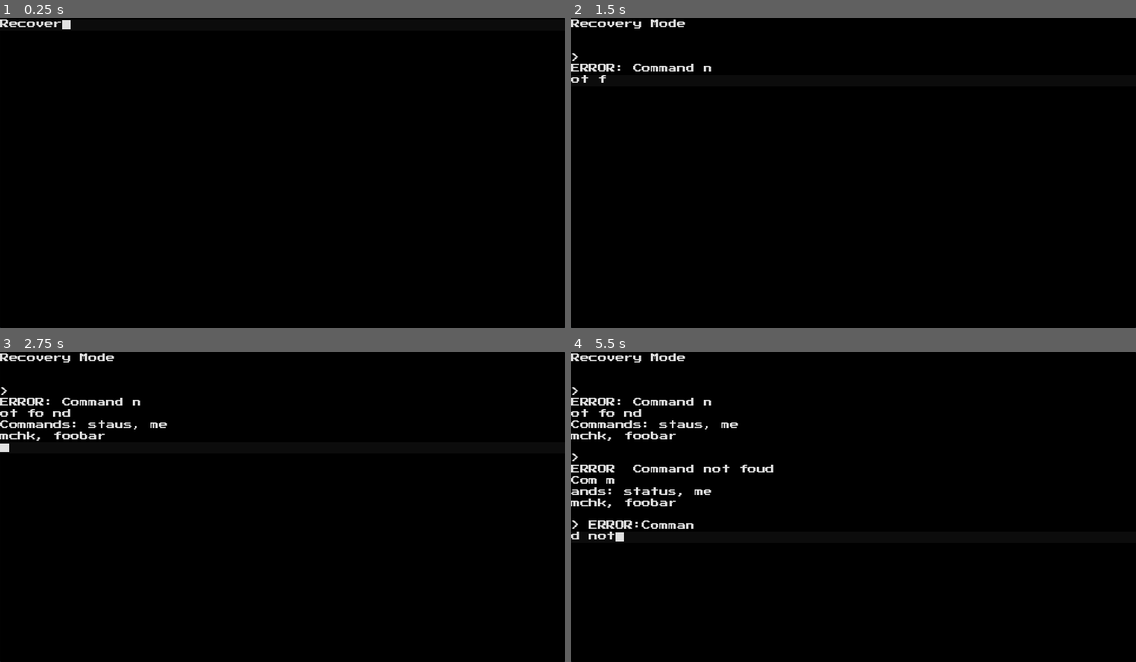
Above: before the commit, frames 1-4 (two rows, left to right).
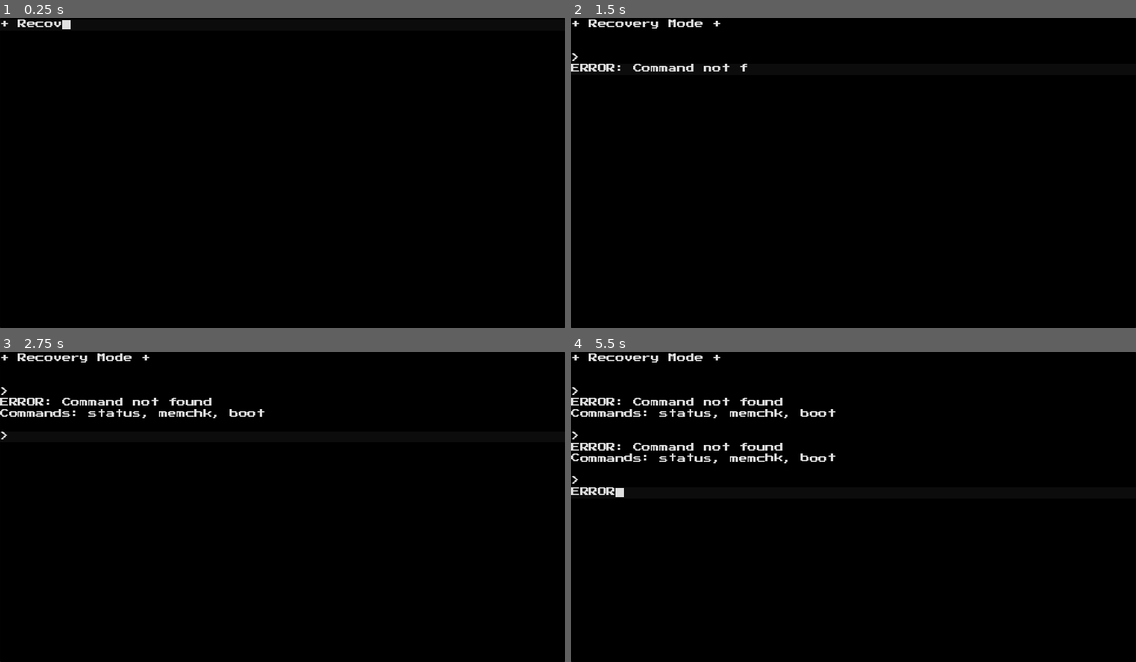
Above: after the commit, the same moments.

Repository: strutcode/i-am-here
Game: Godot game, scene res://RecoveryConsole.tscn
The game is run twice, just before and just after one commit, with the same random seed, the same clock (stepped at 60 frames per second) and the same inputs. This scene is started directly instead of the project's main scene.
Inputs:
- Up to frame 1 (0.25 s): no input
- Up to frame 2 (1.5 s): tap Enter at 0.5, 0.8, 1.35 s; hold Right (ui_right) from 0.53 s (still down); tap Backspace at 0.6 s; tap Space (ui_select) at 0.77 s
- Up to frame 3 (2.75 s): tap Space (ui_select) at 1.52 s; tap Backspace at 1.55, 2.1 s; release Right (ui_right) at 2.03 s; hold Left (ui_left) from 2.03 s (still down); tap Enter at 2.3 s
- Up to frame 4 (5.5 s): release Left (ui_left) at 2.78 s; hold Right (ui_right) 2.78-4.28 s; tap Enter at 2.85, 3.8, 4.35, 5.3 s; tap Space (ui_select) at 3.02, 3.77, 4.52 s; tap Backspace at 3.05, 3.6, 4.55, 5.1 s; hold Left (ui_left) 4.28-5.03 s; hold Right (ui_right) from 5.03 s (still down)

The runs differ from the first frame. In frame 1, 0.1% of the frame differs, in the area x 0-11%, y 0-3%; in frame 2, 0.4%; in frame 3, 1.5%; in frame 4, 3.9%, in the area x 0-47%, y 0-62%.

Commit message:
Minigame

Diff:
--- a/Console.gd
+++ b/Console.gd
@@ -1,4 +1,6 @@
 extends TextEdit
+
+signal output_done
 
 var outputDelta = 0
 var outputDelay: float = 0.1 / 3
@@ -27,8 +29,12 @@
 				createPrompt()
 				get_tree().set_input_as_handled()
 
-func output(string):
+func output(string, newline = true):
+	allowInput = false
+
 	outputBuffer += string
+	if newline:
+		outputBuffer += '\n'
 
 func _process(delta):
 	if outputBuffer.length() == 0:
@@ -38,20 +44,31 @@
 
 	outputDelta += delta
 
-	while outputDelta > outputDelay and outputBuffer.length() > 0:
-		text += outputBuffer.substr(0, 1)
+	while outputDelta > outputDelay:
+		var next = outputBuffer.substr(0, 1)
+
+		if next != '`':
+			text += next
+
 		outputBuffer = outputBuffer.substr(1, outputBuffer.length())
+
 		cursor_set_line(get_line_count(), true, false)
 		cursor_set_column(get_line(get_line_count() - 1).length())
+
 		outputDelta -= outputDelay
 
+		if outputBuffer.length() == 0:
+			emit_signal('output_done')
+			break
+
 func createPrompt():
-	output('\n> ')
+	output('\n> ', false)
 
 func handleInput(string: String):
-	var methodName = 'command_' + string.to_lower().strip_edges()
+	var parts = string.to_lower().strip_edges().split(' ')
+	var methodName = 'command_' + parts[0]
 
 	if self.has_method(methodName):
-		self.call(methodName)
+		self.call(methodName, parts[1] if parts.size() > 1 else null)
 	elif self.has_method('command_default'):
 		self.call('command_default')
--- a/CorruptConsole.tscn
+++ /dev/null
@@ -1,67 +0,0 @@
-[gd_scene load_steps=4 format=2]
-
-[ext_resource path="res://PixelFont.tres" type="DynamicFont" id=1]
-
-[sub_resource type="StyleBoxFlat" id=1]
-bg_color = Color( 0.145098, 0.309804, 0.176471, 1 )
-anti_aliasing = false
-
-[sub_resource type="GDScript" id=2]
-script/source = "extends TextEdit
-
-func _ready():
-	createPrompt()
-	grab_focus()
-
-func _input(event):
-	if event is InputEventKey:
-		if event.is_pressed():
-			if event.scancode == KEY_UP or event.scancode == KEY_DOWN:
-				get_tree().set_input_as_handled()
-			elif event.scancode == KEY_BACKSPACE or event.scancode == KEY_LEFT:
-				if cursor_get_column() <= 2:
-					get_tree().set_input_as_handled()
-			elif event.scancode == KEY_ENTER:
-				var input = get_line(cursor_get_line()).right(2)
-				text += '\\n'
-				handleInput(input)
-				text += '\\n'
-				createPrompt()
-				get_tree().set_input_as_handled()
-
-func output(string):
-	text += string
-
-func createPrompt():
-	text += '> '
-	cursor_set_line(get_line_count(), true, false)
-	cursor_set_column(2)
-
-func handleInput(string: String):
-	var methodName = 'command_' + string.to_lower().strip_edges()
-
-	print(methodName)
-
-	if self.has_method(methodName):
-		self.call(methodName)
-	else:
-		output('ERROR: Command not found')
-
-func command_help():
-	output('watwatwat')"
-
-[node name="Node2D" type="Node2D"]
-
-[node name="TextEdit" type="TextEdit" parent="."]
-margin_right = 960.0
-margin_bottom = 528.0
-mouse_filter = 2
-custom_styles/read_only = SubResource( 1 )
-custom_styles/normal = SubResource( 1 )
-custom_fonts/font = ExtResource( 1 )
-custom_colors/current_line_color = Color( 0.2, 0.337255, 0.207843, 1 )
-highlight_current_line = true
-context_menu_enabled = false
-wrap_enabled = true
-script = SubResource( 2 )
-[connection signal="text_changed" from="TextEdit" to="." method="inputChanged"]
--- /dev/null
+++ b/GameState.gd
@@ -0,0 +1,8 @@
+extends Node
+
+var consoleScene = preload('res://MainConsole.tscn')
+var miniGame = ''
+var miniGameResult = false
+
+func goToConsole():
+	get_tree().change_scene_to(consoleScene)
--- a/Init.tscn
+++ b/Init.tscn
@@ -175,8 +175,7 @@
 script = SubResource( 1 )
 
 [node name="Self Test" type="ColorRect" parent="."]
-margin_left = -0.630249
-margin_right = 959.37
+margin_right = 960.0
 margin_bottom = 528.0
 color = Color( 0, 0, 0, 1 )
 
--- /dev/null
+++ b/MainConsole.tscn
@@ -0,0 +1,33 @@
+[gd_scene load_steps=4 format=2]
+
+[ext_resource path="res://PixelFont.tres" type="DynamicFont" id=1]
+
+[sub_resource type="StyleBoxFlat" id=1]
+bg_color = Color( 0.145098, 0.309804, 0.176471, 1 )
+anti_aliasing = false
+
+[sub_resource type="GDScript" id=2]
+script/source = "extends 'res://Console.gd'
+
+func _ready():
+	createPrompt()
+
+func command_default():
+	output('ERROR: Command not found\\nCommands: connect')"
+
+[node name="Node2D" type="Node2D"]
+
+[node name="TextEdit" type="TextEdit" parent="."]
+margin_right = 960.0
+margin_bottom = 528.0
+mouse_filter = 2
+custom_styles/read_only = SubResource( 1 )
+custom_styles/normal = SubResource( 1 )
+custom_fonts/font = ExtResource( 1 )
+custom_colors/font_color = Color( 0.52549, 0.729412, 0.537255, 1 )
+custom_colors/current_line_color = Color( 0.2, 0.337255, 0.207843, 1 )
+custom_colors/completion_selected_color = Color( 0, 0, 0, 1 )
+context_menu_enabled = false
+wrap_enabled = true
+script = SubResource( 2 )
+[connection signal="text_changed" from="TextEdit" to="." method="inputChanged"]
--- a/Player.tscn
+++ b/Player.tscn
@@ -142,7 +142,6 @@
 position = Vector2( -0.1973, -8.85899 )
 frames = SubResource( 2 )
 animation = "walk"
-frame = 1
 playing = true
 centered = false
 offset = Vector2( -6, 0 )
--- a/RecoveryConsole.tscn
+++ b/RecoveryConsole.tscn
@@ -9,21 +9,90 @@
 [sub_resource type="GDScript" id=2]
 script/source = "extends 'res://Console.gd'
 
+onready var gameState = $\"/root/GameState\"
+var nextScene = preload('res://MainConsole.tscn')
+
+var memchkN = 0
+var words = ['hello']
+var scrambled = []
+var canBoot = false
+
 func _ready():
-	output('Recovery Mode\\n\\n')
+	for word in words:
+		scrambled.append(scramble(word))
+
+	output('+ Recovery Mode +\\n')
 	createPrompt()
 
+func scramble(string):
+	var output = string
+	var x = 0
+	var l = string.length()
+
+	while output == string:
+		for i in (randi() % 5) + 5:
+			x = randi() % l
+			output = output.substr(x, l-x) + output.substr(0, x)
+
+	return output
+
 func command_default():
-	output('ERROR: Command not found\\nCommands: status, memchk, foobar\\n')
+	output('ERROR: Command not found\\nCommands: status, memchk, boot')
 
-func command_status():
-	output('Hull:    OK\\n')
-	output('Motor:   WARN (1)\\n')
-	output('GANN:    OK\\n')
-	output('Memory:  ERROR (17)\\n')
+func command_status(param):
+	output('v118.10.2122')
+	output('No network')
+	output('No adaptive hull present on DBUS\\n')
 
-func command_memchk():
-	output('blah blah blah')"
+	if not canBoot:
+		output('ERROR: Long memory fragmentation detected!')
+	else:
+		output('System check passed! Run \"boot\" to continue.')
+
+func command_memchk(param):
+	if param == 'manual':
+		command_fix(null)
+	else:
+		output('- Checking memory -')
+		if canBoot:
+			output('.```.`.`.`.````.````.``````.````````.````.`````.``.```.```.``.```...```.')
+			output('.```.`.`.`.````.```.````.````.``.```````.```````.``````.`````.``.`````.`````.``.```.\\n')
+			output('Memory check complete.')
+		else:
+			output('.```.`.`.`.````````.``````.````````````````````.`````````````````.`````````````````````````````````````E\\n')
+			output('FATAL: Automatic memory correction failed')
+			output('       Run \"memchk manual\" to fix errors.')
+
+func command_fix(param):
+	if param:
+		if param == words[memchkN]:
+			output('SUCCESS: Memory location recovered.\\n')
+			memchkN += 1
+
+			if memchkN == words.size():
+				canBoot = true
+				command_memchk(null)
+				return
+		else:
+			output('ERROR: Checksum failed, memory location not recovered.\\n')
+
+	output('Corrupted memory location found.')
+	output('Enter corrected data for block:')
+	output('   ' + scrambled[memchkN])
+	output('\\nUsage: fix <word>')
+
+func command_boot(param):
+	if canBoot:
+		output('Pull upstream               [ OK ]')
+		output('Initialize communication    [ OK ]')
+		output('Prepare memory map          [ OK ]')
+		output('Start DBUS poller           [ OK ]')
+		output('Feed tomogachi              [ OK ]')
+		output('Power up```````````')
+		yield(self, 'output_done')
+		get_tree().change_scene_to(nextScene)
+	else:
+		output('FATAL: Manual override failed, memory corruption')"
 
 [node name="Node2D" type="Node2D"]
 
--- /dev/null
+++ b/SnakeGame.tscn
@@ -0,0 +1,207 @@
+[gd_scene load_steps=10 format=2]
+
+[ext_resource path="res://PixelFont.tres" type="DynamicFont" id=1]
+
+[sub_resource type="GDScript" id=5]
+script/source = "extends Node2D
+
+func onSpawnTimer():
+	var newpoint = $Point.duplicate()
+	newpoint.position = Vector2(round(rand_range(1, 29)) * 32 + 16, round(rand_range(1, 13)) * 32 + 16)
+	get_parent().add_child(newpoint)
+"
+
+[sub_resource type="StyleBoxFlat" id=1]
+bg_color = Color( 0.145098, 0.309804, 0.176471, 1 )
+border_width_left = 4
+border_width_top = 4
+border_width_right = 4
+border_width_bottom = 4
+border_color = Color( 0.8, 0.8, 0.8, 0 )
+
+[sub_resource type="StyleBoxFlat" id=2]
+bg_color = Color( 0.2, 0.337255, 0.207843, 1 )
+draw_center = false
+border_width_left = 2
+border_width_top = 2
+border_width_right = 2
+border_width_bottom = 2
+border_color = Color( 0.52549, 0.729412, 0.537255, 1 )
+anti_aliasing = false
+
+[sub_resource type="GDScript" id=4]
+script/source = "extends Area2D
+
+onready var gameState = $\"/root/GameState\"
+
+var direction = Vector2(1, 0)
+var length = 0
+var segments = []
+onready var progress = $'../ProgressBar'
+
+func _process(delta):
+	if Input.is_action_pressed('ui_up'):
+		direction = Vector2(0, -1)
+	elif Input.is_action_pressed('ui_down'):
+		direction = Vector2(0, 1)
+	elif Input.is_action_pressed('ui_left'):
+		direction = Vector2(-1, 0)
+	elif Input.is_action_pressed('ui_right'):
+		direction = Vector2(1, 0)
+
+func onTick():
+	var oldpos = position
+	position += direction * 32
+
+	var newseg = $'../SnakeSegment'.duplicate()
+	newseg.position = oldpos
+	get_parent().add_child(newseg)
+	segments.append(newseg)
+
+	while segments.size() > length:
+		var last = segments.pop_front()
+		if last: last.queue_free()
+
+
+func onCollide(area):
+	if area.is_in_group('point'):
+		length += 1
+		progress.value += 1
+		area.queue_free()
+
+		if progress.value == progress.max_value:
+			gameState.miniGameResult = true
+			gameState.goToConsole()
+	else:
+		gameState.miniGameResult = false
+		gameState.goToConsole()
+"
+
+[sub_resource type="RectangleShape2D" id=6]
+extents = Vector2( 15, 15 )
+
+[sub_resource type="RectangleShape2D" id=7]
+extents = Vector2( 15, 15 )
+
+[sub_resource type="RectangleShape2D" id=8]
+extents = Vector2( 8, 8 )
+
+[sub_resource type="RectangleShape2D" id=9]
+extents = Vector2( 480, 16 )
+
+[node name="SnakeGame" type="Node2D"]
+script = SubResource( 5 )
+
+[node name="ColorRect" type="ColorRect" parent="."]
+margin_right = 960.0
+margin_bottom = 530.0
+color = Color( 0.0509804, 0.164706, 0.0745098, 1 )
+
+[node name="ColorRect2" type="ColorRect" parent="."]
+margin_left = 32.0
+margin_top = 32.0
+margin_right = 928.0
+margin_bottom = 448.0
+color = Color( 0.145098, 0.309804, 0.176471, 1 )
+
+[node name="ProgressBar" type="ProgressBar" parent="."]
+margin_left = 336.0
+margin_top = 472.0
+margin_right = 912.0
+margin_bottom = 504.0
+custom_styles/fg = SubResource( 1 )
+custom_styles/bg = SubResource( 2 )
+max_value = 40.0
+step = 1.0
+percent_visible = false
+
+[node name="Label" type="Label" parent="."]
+margin_left = 34.4979
+margin_top = 480.941
+margin_right = 306.498
+margin_bottom = 496.941
+custom_fonts/font = ExtResource( 1 )
+custom_colors/font_color = Color( 0.52549, 0.729412, 0.537255, 1 )
+text = "Acquiring Network"
+
+[node name="Snake" type="Area2D" parent="."]
+position = Vector2( 48, 48 )
+script = SubResource( 4 )
+
+[node name="ColorRect" type="ColorRect" parent="Snake"]
+margin_left = -16.0
+margin_top = -16.0
+margin_right = 16.0
+margin_bottom = 16.0
+color = Color( 0.52549, 0.729412, 0.537255, 1 )
+
+[node name="CollisionShape2D" type="CollisionShape2D" parent="Snake"]
+shape = SubResource( 6 )
+
+[node name="Timer" type="Timer" parent="Snake"]
+wait_time = 0.2
+autostart = true
+
+[node name="SnakeSegment" type="Area2D" parent="."]
+position = Vector2( 0, -48 )
+
+[node name="ColorRect" type="ColorRect" parent="SnakeSegment"]
+margin_left = -15.0
+margin_top = -15.0
+margin_right = 15.0
+margin_bottom = 15.0
+color = Color( 0.52549, 0.729412, 0.537255, 1 )
+
+[node name="CollisionShape2D" type="CollisionShape2D" parent="SnakeSegment"]
+shape = SubResource( 7 )
+
+[node name="Timer" type="Timer" parent="SnakeSegment"]
+wait_time = 0.2
+autostart = true
+
+[node name="Point" type="Area2D" parent="." groups=[
+"point",
+]]
+position = Vector2( 48, -48 )
+
+[node name="ColorRect" type="ColorRect" parent="Point"]
+margin_left = -8.0
+margin_top = -8.0
+margin_right = 8.0
+margin_bottom = 8.0
+color = Color( 0.0509804, 0.164706, 0.0745098, 1 )
+
+[node name="CollisionShape2D" type="CollisionShape2D" parent="Point"]
+shape = SubResource( 8 )
+
+[node name="Timer" type="Timer" parent="Point"]
+wait_time = 0.2
+autostart = true
+
+[node name="Timer" type="Timer" parent="."]
+autostart = true
+
+[node name="Area2D" type="Area2D" parent="."]
+
+[node name="CollisionShape2D" type="CollisionShape2D" parent="Area2D"]
+position = Vector2( 480, 16 )
+shape = SubResource( 9 )
+
+[node name="CollisionShape2D2" type="CollisionShape2D" parent="Area2D"]
+position = Vector2( 480, 464 )
+shape = SubResource( 9 )
+
+[node name="CollisionShape2D3" type="CollisionShape2D" parent="Area2D"]
+position = Vector2( 16, 240 )
+rotation = 1.5708
+shape = SubResource( 9 )
+
+[node name="CollisionShape2D4" type="CollisionShape2D" parent="Area2D"]
+position = Vector2( 944, 256 )
+rotation = 1.5708
+shape = SubResource( 9 )
+[connection signal="area_entered" from="Snake" to="Snake" method="onCollide"]
+[connection signal="timeout" from="Snake/Timer" to="Snake" method="onTick"]
+[connection signal="timeout" from="SnakeSegment/Timer" to="SnakeSegment" method="onTick"]
+[connection signal="timeout" from="Point/Timer" to="Point" method="onTick"]
+[connection signal="timeout" from="Timer" to="." method="onSpawnTimer"]
--- a/project.godot
+++ b/project.godot
@@ -18,6 +18,10 @@
 config/name="LD45"
 run/main_scene="res://Init.tscn"
 config/icon="res://icon.png"
+
+[autoload]
+
+GameState="*res://GameState.gd"
 
 [display]
 
Not shown, added: bgm1.wav.import
Not shown, added: bgm2.wav.import
Binary file changed: char.png
Binary file changed: gun.png
Binary file changed: tileset.png
Not shown, added: bgm1.wav
Not shown, added: bgm2.wav
Not shown, removed: char.png-autosave.kra
Not shown, changed: char.png~
Not shown, added: gun.png~
Not shown, changed: tileset.png~
